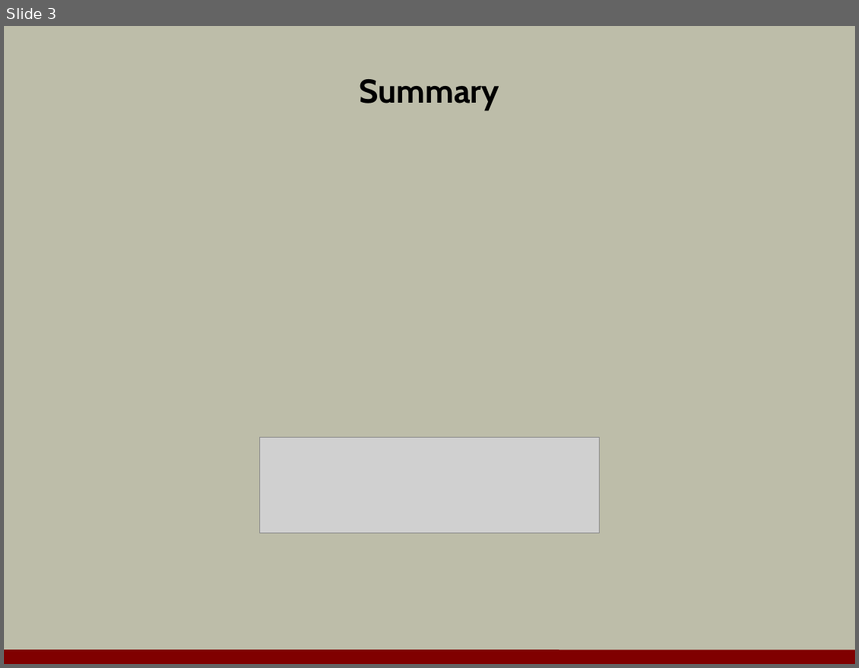
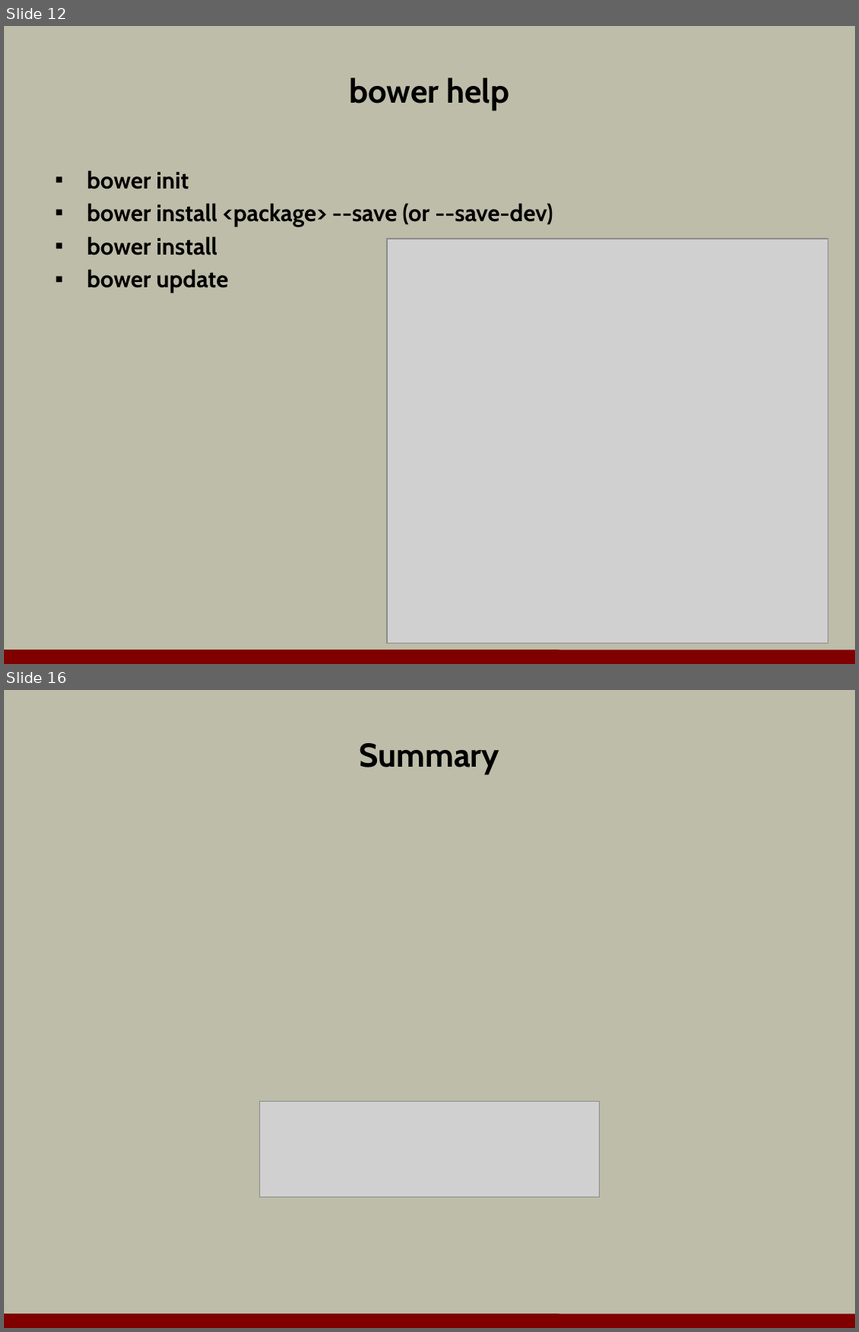
Before and after one commit to OdeToCode/classes, a slide deck: angularjs/slides/a3_nodetools.pptx. Shown one above the other, each under a label of ours: slide 3 before the commit, slides 12 and 16 after it; the slides between them are not shown. The pictures are 859x668 and 859x1332 pixels, drawn with LibreOffice and Linux fonts; fonts in the diff are those of the drawing; grey boxes stand for pictures; background and template pictures are left out. Boxes give left, top, right and bottom in pixels: in the first picture for what was removed or moved away, otherwise in the second. Text is boxed around its words. In the diff, an @@ line names an element or a change of style, - is before the commit and + after.

```diff
--- a/angularjs/slides/a3_nodetools.pptx
+++ b/angularjs/slides/a3_nodetools.pptx
@@ slide 12 added at (4,26,855,664), background #BDBDA9; not listed: 1 template element that a slide beside it also shows @@
@@ title added at (350,78,509,110), 28 pt, text #000000, bold @@
+bower help
@@ text added at (87,170,553,294), 20 pt, text #000000, bold @@
+▪ bower init
+▪ bower install <package> --save (or --save-dev)
+▪ bower install
+▪ bower update
@@ picture added at (387,239,829,644) @@
@@ what was slide 3 is now slide 16 @@
```
Also in this commit, not shown: 1 slide changed, 13 other slides added, 1 slide removed, 1 other file.
